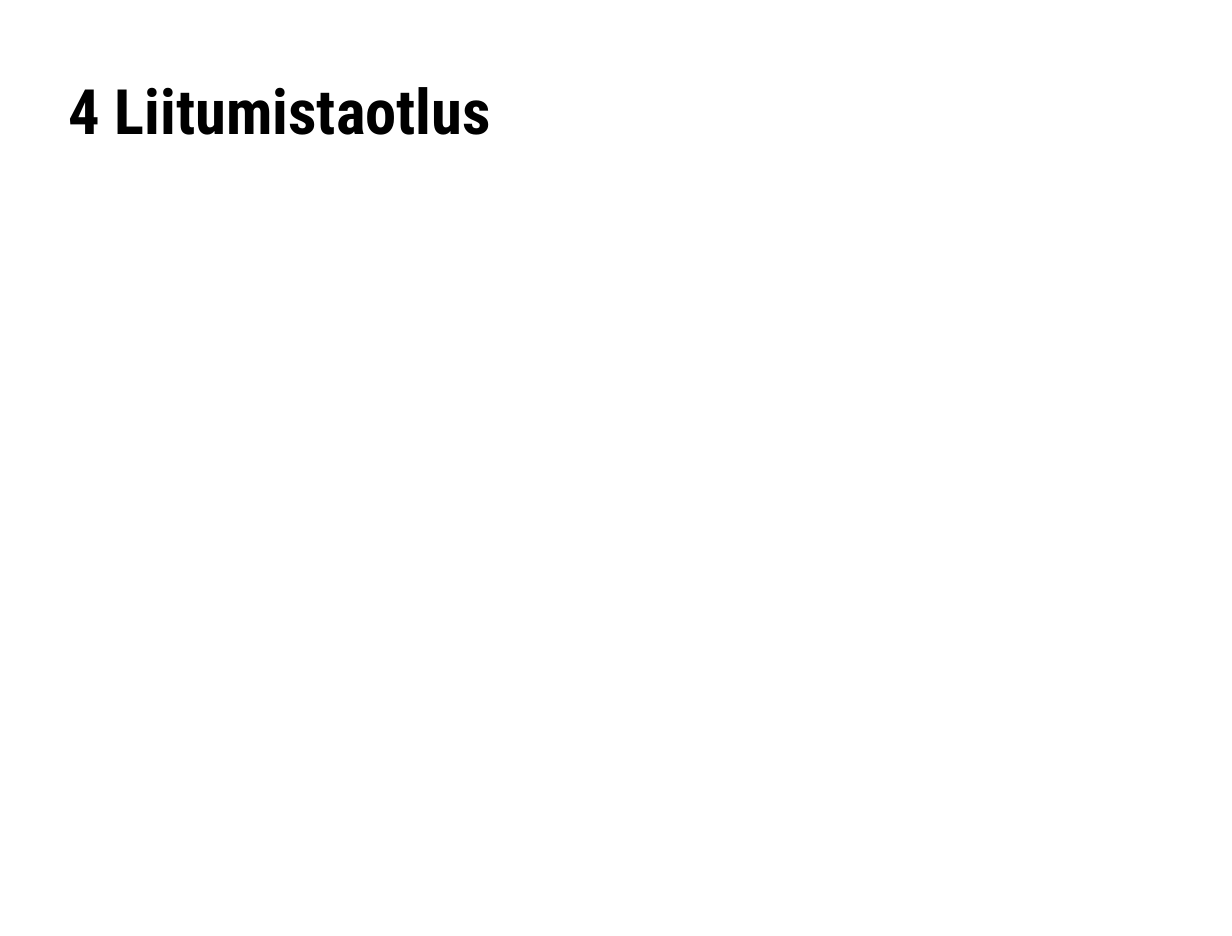
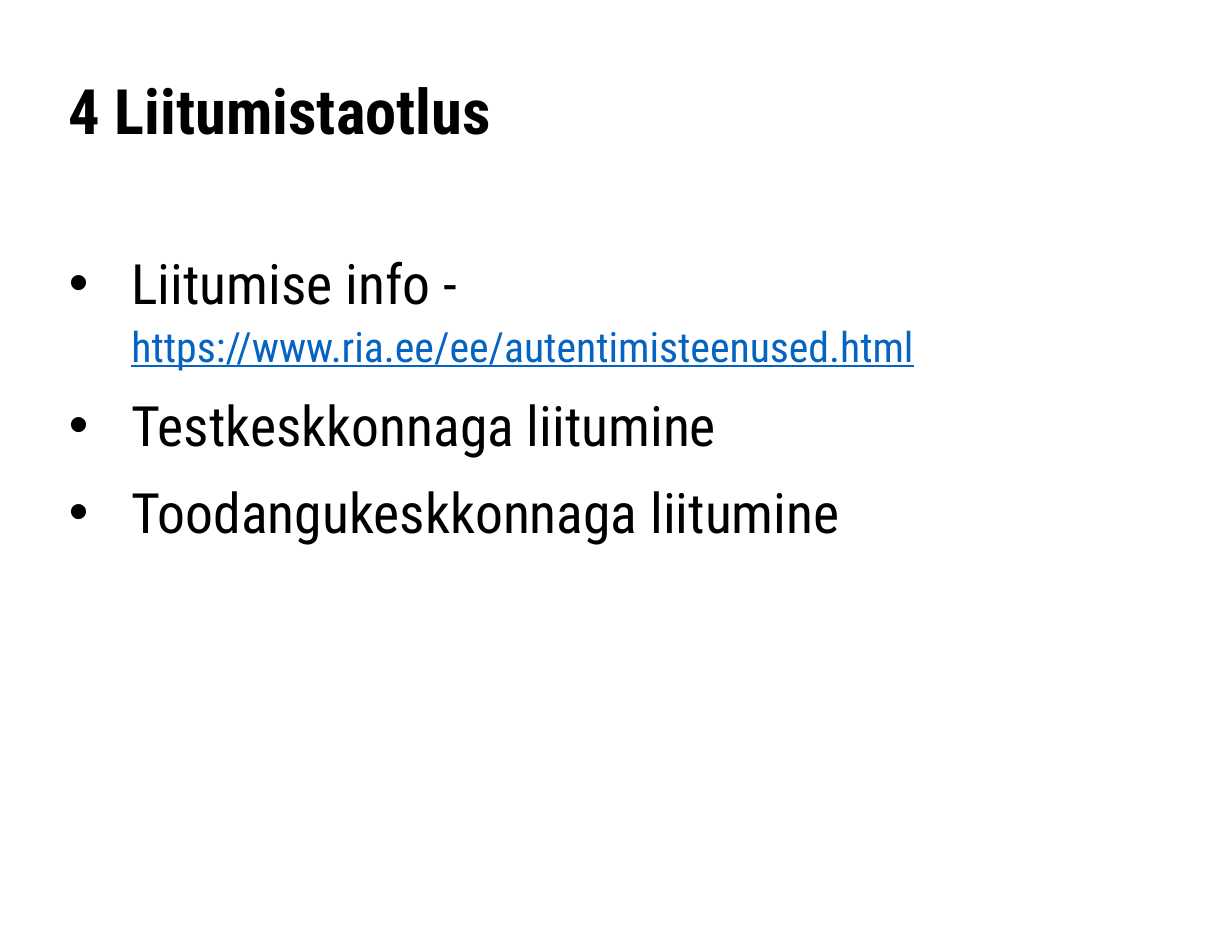
Before and after one commit to e-gov/TARA-Doku, a slide deck: slide 7 of files/TARA-arendajakoolitus.pptx. Drawn at 1232x936 pixels with LibreOffice and Linux fonts; fonts in the diff are those of the drawing. Boxes give left, top, right and bottom in pixels: in the first picture for what was removed or moved away, otherwise in the second. Text is boxed around its words. In the diff, an @@ line names an element or a change of style, - is before the commit and + after.

```diff
--- a/files/TARA-arendajakoolitus.pptx
+++ b/files/TARA-arendajakoolitus.pptx
@@ text added at (131, 261, 913, 545), 32 pt, text #000000 @@
+• Liitumise info - https://www.ria.ee/ee/autentimisteenused.html
+• Testkeskkonnaga liitumine
+• Toodangukeskkonnaga liitumine
```
Also in this commit, not shown: 4 other slides changed, 7 slides added, 2 other files.
